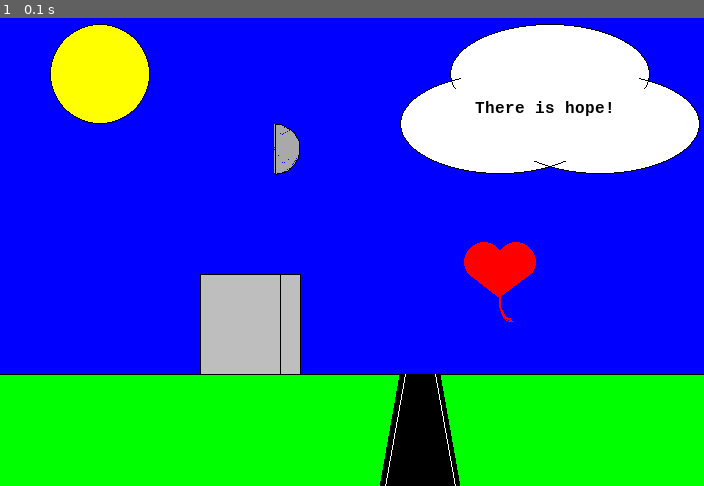
Above: before the commit, frame 1.
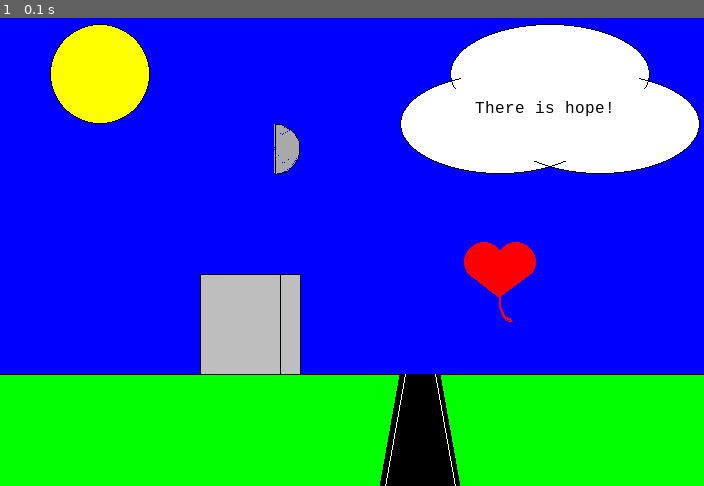
Above: after the commit, the same moment.

Repository: saegl5/myprojects
Game: pygame game, started from suburb.py
The game is run twice, just before and just after one commit, with the same random seed, the same clock (stepped at 60 frames per second) and the same inputs.
Inputs:
- Up to frame 1 (0.1 s): no input

The runs differ from the first frame. In frame 1, 0.1% of the frame differs, in the area x 67-87%, y 17-21%.

Commit message:
using Font

Diff:
--- a/suburb.py
+++ b/suburb.py
@@ -18,7 +18,7 @@
 BLACK = pygame.Color("black")
 RED = pygame.Color("red")
 y_offset = 0 # road center lines
-font = pygame.font.SysFont('Courier New', 16, bold=True, italic=False)
+font = pygame.font.Font('/System/Library/Fonts/Supplemental/Courier New.ttf', 16, bold=True, italic=False)
 text = font.render("There is hope!", True, BLACK)
 angle_offset = 0*pi/180 # sun rays
 
